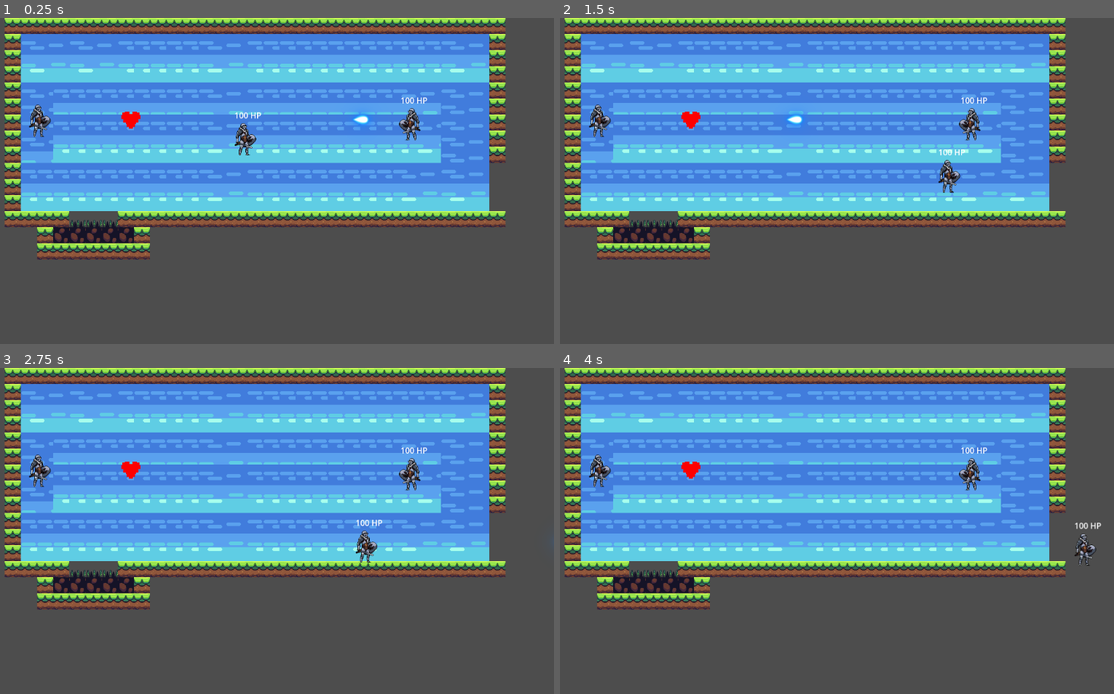
Above: before the commit, frames 1-4 (two rows, left to right).
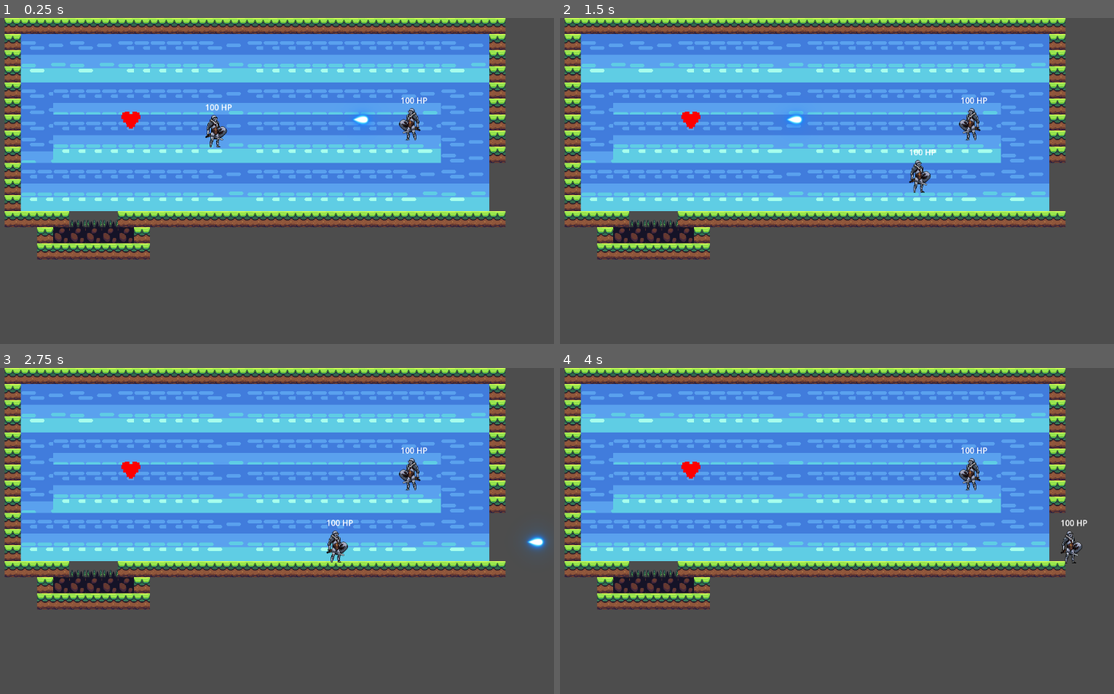
Above: after the commit, the same moments.

Repository: samakshsethi/gmtk_loop
Game: Godot game, scene res://game.tscn
Two runs of this game, one before a commit and one after it. Both use one fixed random seed, a clock stepped at 60 frames per second and the inputs below.
Inputs:
- Up to frame 1 (0.25 s): no input
- Up to frame 2 (1.5 s): tap Enter (ui_accept) at 0.5, 0.77 s; hold Right (move_right) from 0.53 s (still down)
- Up to frame 3 (2.75 s): tap Enter (ui_accept) at 1.52 s; release Right (move_right) at 2.03 s; hold Left (move_left) from 2.03 s (still down)
- Up to frame 4 (4 s): release Left (move_left) at 2.78 s; hold Right (move_right) from 2.78 s (still down); tap Enter (ui_accept) at 3.02, 3.77 s

The runs differ from the first frame. In frame 1, 0.7% of the frame differs, in the area x 5-48%, y 26-43%; in frame 2, 0.7%; in frame 3, 1.0%, in the area x 5-99%, y 26-60%; in frame 4, 0.6%.

Commit message:
replace knight and sidekick with main character

Diff:
--- a/characters/knight.gd
+++ /dev/null
@@ -1,22 +0,0 @@
-extends CharacterBody2D
-
-# Reference to the main player character for healing interaction
-@onready var main_character = get_parent().get_node("player")
-
-# Movement constants
-const SPEED = 300.0
-const JUMP_VELOCITY = -400.0
-
-func _physics_process(delta: float) -> void:
-	# Handle horizontal movement using standard Godot input
-	# This allows the knight to move left and right
-	# var direction := Input.get_axis("ui_left", "ui_right")
-	# if direction:
-	# 	velocity.x = direction * SPEED  # Move in the direction at full speed
-	# else:
-	# 	velocity.x = move_toward(velocity.x, 0, SPEED)  # Gradually slow down when no input
-
-	# Check for collisions and handle healing interaction
-	if move_and_slide():
-		# When the knight collides with the main player, heal them
-		main_character.heal(25)  # Restore 25 HP to the player
--- a/characters/knight.tscn
+++ b/characters/main_player.tscn
@@ -1,22 +1,22 @@
-[gd_scene load_steps=9 format=3 uid="uid://0kvfsax34fk8"]
+[gd_scene load_steps=9 format=3 uid="uid://c283kxo20gm26"]
 
-[ext_resource type="Script" uid="uid://v8q22t43m63n" path="res://characters/knight.gd" id="1_1auyl"]
-[ext_resource type="Texture2D" uid="uid://disutm70ssed6" path="res://sprites/Knight_1/Idle.png" id="1_f3g4y"]
+[ext_resource type="Script" uid="uid://bub8jpyspq1di" path="res://characters/main_player.gd" id="1_cgrrl"]
+[ext_resource type="Texture2D" uid="uid://disutm70ssed6" path="res://sprites/Knight_1/Idle.png" id="1_i8l6l"]
 
 [sub_resource type="AtlasTexture" id="AtlasTexture_1auyl"]
-atlas = ExtResource("1_f3g4y")
+atlas = ExtResource("1_i8l6l")
 region = Rect2(0, 45, 64, 83)
 
 [sub_resource type="AtlasTexture" id="AtlasTexture_3ygcs"]
-atlas = ExtResource("1_f3g4y")
+atlas = ExtResource("1_i8l6l")
 region = Rect2(128, 45, 64, 83)
 
 [sub_resource type="AtlasTexture" id="AtlasTexture_sf0gi"]
-atlas = ExtResource("1_f3g4y")
+atlas = ExtResource("1_i8l6l")
 region = Rect2(256, 45, 64, 83)
 
 [sub_resource type="AtlasTexture" id="AtlasTexture_oeidg"]
-atlas = ExtResource("1_f3g4y")
+atlas = ExtResource("1_i8l6l")
 region = Rect2(384, 45, 64, 83)
 
 [sub_resource type="SpriteFrames" id="SpriteFrames_sckry"]
@@ -42,8 +42,8 @@
 [sub_resource type="CapsuleShape2D" id="CapsuleShape2D_481be"]
 height = 58.0
 
-[node name="knight" type="CharacterBody2D"]
-script = ExtResource("1_1auyl")
+[node name="main_player" type="CharacterBody2D"]
+script = ExtResource("1_cgrrl")
 
 [node name="AnimatedSprite2D" type="AnimatedSprite2D" parent="."]
 sprite_frames = SubResource("SpriteFrames_sckry")
--- a/game.tscn
+++ b/game.tscn
@@ -1,10 +1,9 @@
-[gd_scene load_steps=9 format=3 uid="uid://dsoron2s7itmb"]
-
-[ext_resource type="PackedScene" uid="uid://0kvfsax34fk8" path="res://characters/knight.tscn" id="1_80nbo"]
+[gd_scene load_steps=8 format=3 uid="uid://dsoron2s7itmb"]
+
 [ext_resource type="Texture2D" uid="uid://cwmdd7m8xwtyu" path="res://world/Nature_environment_01.png" id="1_e2o6t"]
-[ext_resource type="Script" uid="uid://bub8jpyspq1di" path="res://characters/main_player.gd" id="3_fc0e3"]
 [ext_resource type="PackedScene" uid="uid://cejtd5q6c6a67" path="res://characters/enemy.tscn" id="3_feb5d"]
 [ext_resource type="PackedScene" uid="uid://c4pwf2k82w40u" path="res://objects/health.tscn" id="5_7jktm"]
+[ext_resource type="PackedScene" uid="uid://c283kxo20gm26" path="res://characters/main_player.tscn" id="5_ryrav"]
 [ext_resource type="PackedScene" uid="uid://6hfwdsu2s7cu" path="res://objects/spike.tscn" id="6_ryrav"]
 
 [sub_resource type="TileSetAtlasSource" id="TileSetAtlasSource_feb5d"]
@@ -333,12 +332,8 @@
 
 [node name="good guys" type="Node" parent="."]
 
-[node name="sidekick" parent="good guys" instance=ExtResource("1_80nbo")]
-position = Vector2(132, 195)
-
-[node name="player" parent="good guys" instance=ExtResource("1_80nbo")]
-position = Vector2(539, 199)
-script = ExtResource("3_fc0e3")
+[node name="main_player" parent="good guys" instance=ExtResource("5_ryrav")]
+position = Vector2(481, 183)
 
 [node name="bad guys" type="Node" parent="."]
 
Not shown, removed: characters/knight.gd.uid
